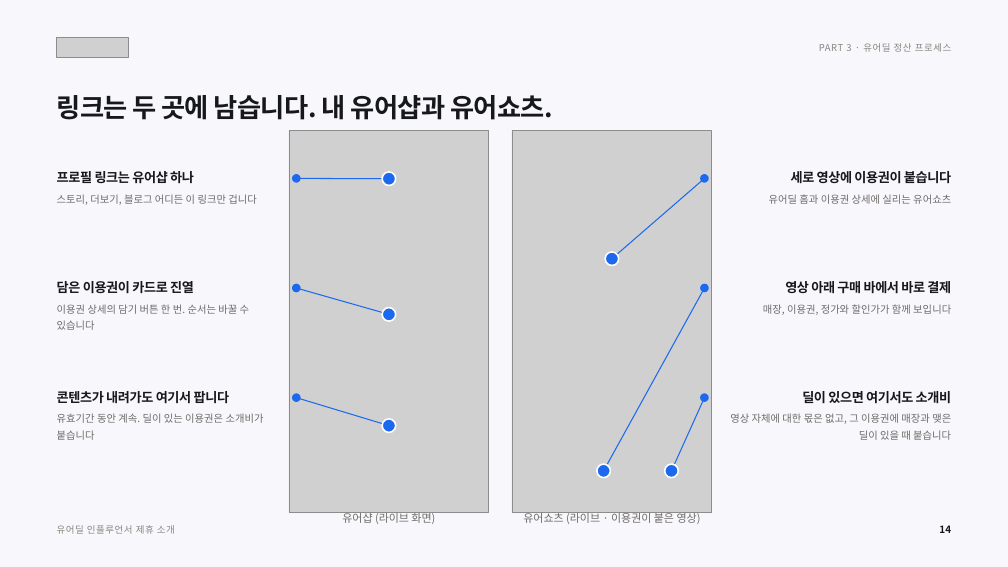
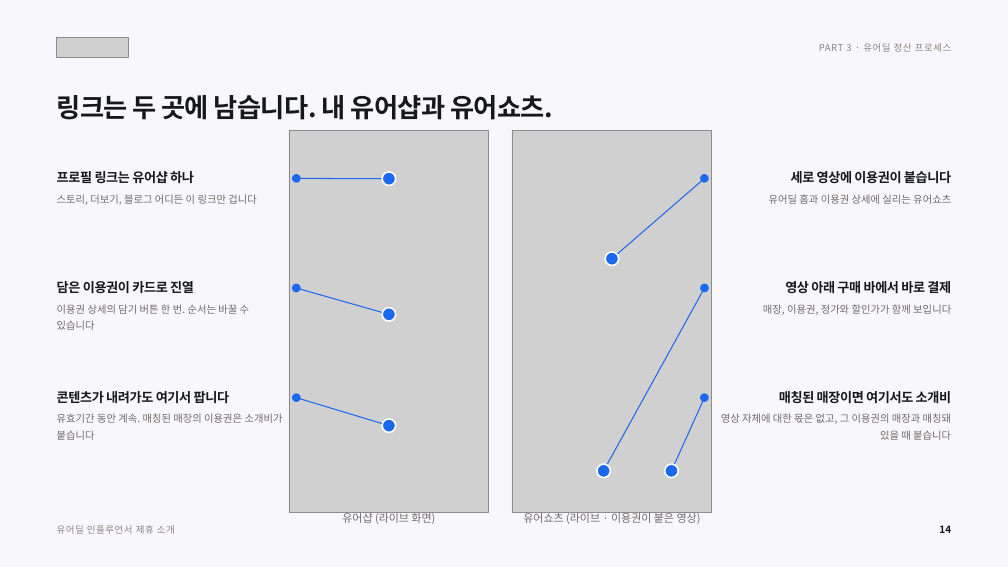
Before and after one commit to tobe2111/ur-live, a slide deck: slide 15 of docs/business/proposals/urdeal-influencer-deck.pptx. Drawn at 1008x567 pixels with LibreOffice and Linux fonts; fonts in the diff are those of the drawing; grey boxes stand for pictures. Boxes give left, top, right and bottom in pixels: in the first picture for what was removed or moved away, otherwise in the second. Text is boxed around its words. In the diff, an @@ line names an element or a change of style, - is before the commit and + after.

```diff
--- a/docs/business/proposals/urdeal-influencer-deck.pptx
+++ b/docs/business/proposals/urdeal-influencer-deck.pptx
@@ text at (57,413,283,440): text changed @@
-유효기간 동안 계속. 딜이 있는 이용권은 소개비가 붙습니다
+유효기간 동안 계속. 매칭된 매장의 이용권은 소개비가 붙습니다
@@ text at (721,413,951,440): text changed @@
-영상 자체에 대한 몫은 없고, 그 이용권에 매장과 맺은 딜이 있을 때 붙습니다
+영상 자체에 대한 몫은 없고, 그 이용권의 매장과 매칭돼 있을 때 붙습니다
@@ text at (779,391,952,404): text changed @@
-딜이 있으면 여기서도 소개비
+매칭된 매장이면 여기서도 소개비
```
Also in this commit, not shown: 14 other slides changed, 11 other files.
